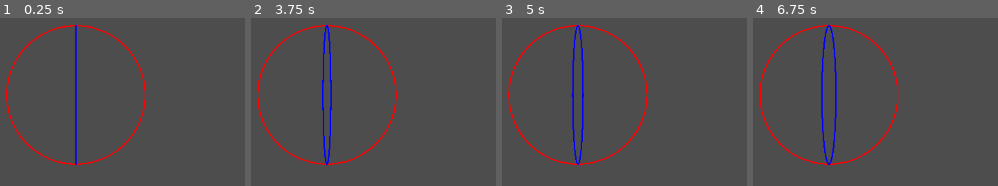
Above: before the commit, frames 1-4 (left to right).
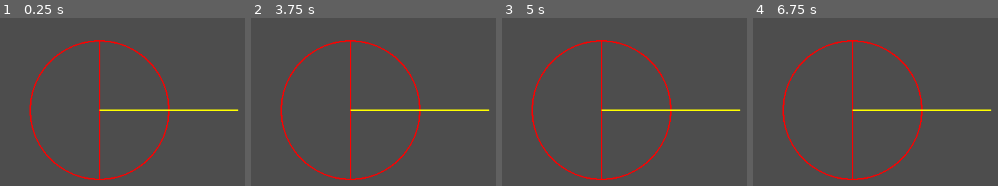
Above: after the commit, the same moments.

Repository: varugasu/pong
Game: Godot game, scene res://draw_demo.tscn
Two runs of this game, one before a commit and one after it. Both use one fixed random seed, a clock stepped at 60 frames per second and the inputs below. This scene is started directly instead of the project's main scene.
Inputs:
- Up to frame 1 (0.25 s): no input
- Up to frame 2 (3.75 s): tap Enter at 0.5, 2 s; hold D (move_right) 0.53-1.28 s; tap Space at 1.25 s; hold A (move_left) 1.28-2.03 s; hold D (move_right) 2.03-3.53 s; hold A (move_left) from 3.53 s (still down)
- Up to frame 3 (5 s): keep holding A (move_left)
- Up to frame 4 (6.75 s): tap Space at 5.75 s; release A (move_left) at 5.78 s; hold D (move_right) from 5.78 s (still down); tap Enter at 6.5 s

The runs differ from the first frame. In frame 1, 5.6% of the frame differs, in the area x 2-98%, y 4-97%; in frame 2, 6.2%; in frame 3, 6.3%; in frame 4, 6.3%.

Commit message:
feat(demo): override rotating angle

Diff:
--- a/draw_demo.tscn
+++ b/draw_demo.tscn
@@ -5,10 +5,11 @@
 [node name="Node2D" type="Node2D"]
 
 [node name="Node2D" type="Node2D" parent="."]
-position = Vector2(209, 150)
+position = Vector2(243, 172)
 script = ExtResource("1_jijpn")
 radius = 100.0
-arc2_color = Color(0, 0, 1, 1)
 rotation_multiplier = 0.015
 line_thickness = 2.045
+override_rotation_angle = true
+velocity = Vector2(1, 0)
 show_velocity = true
--- a/scripts/ball_draw_demo.gd
+++ b/scripts/ball_draw_demo.gd
@@ -9,7 +9,8 @@
 @export var circle_segments = 48
 @export var line_thickness = 2.0
 
-
+@export var override_rotation_angle = false
+@export var override_rotation_angle_value = 0.0
 var rotation_angle = 0.0
 
 var screen_size = Vector2.ZERO
@@ -43,7 +44,9 @@
 
 func _process(delta: float) -> void:
 	if Engine.is_editor_hint():
-		delta = 0.5
-	rotation_angle += rotation_multiplier * delta
+		delta = 0.005
+	rotation_angle += rotation_multiplier * delta * 200
 	rotation_angle = fmod(rotation_angle, TAU)
+	if override_rotation_angle:
+		rotation_angle = deg_to_rad(override_rotation_angle_value)
 	queue_redraw()
